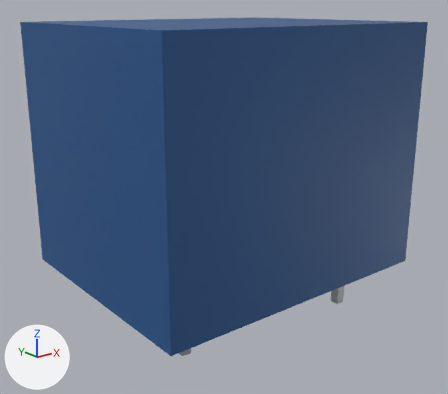
An edit to the glTF model parts/relay-srd-05vdc-sl-c/relay-srd-05vdc-sl-c.glb, drawn before and after from the same camera.
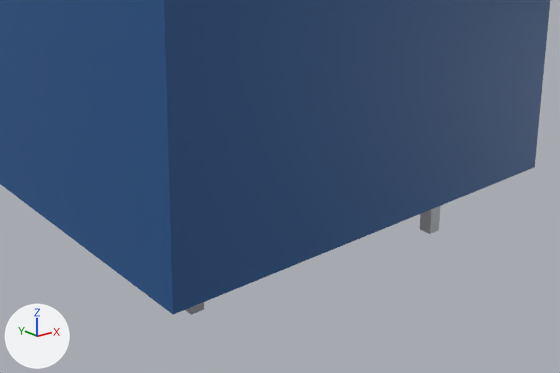
Each version appears first whole from a 50 mm lens placed at (-0.0243, -0.0304, 0.0166), pointed at (-0.0003, -0.0004, 0.0046), and next in a close-up on the part from 13% to 94% of the width and 39% to 100% of the height. Lighting does not change. The marker at lower left points along +X, +Y and +Z. The last two pictures show the newer version. Where no turn or scale is listed for an object, it has been applied to the vertices.

Objects in the first close-up: 'Mesh_0', 'pin-1', 'pin-5'.
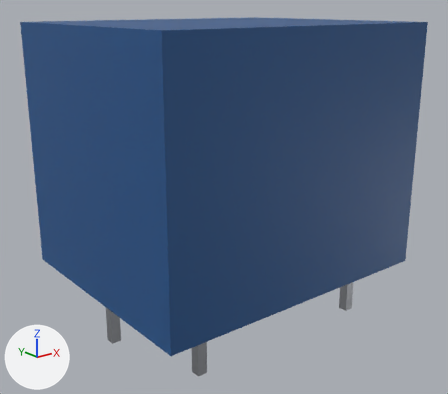
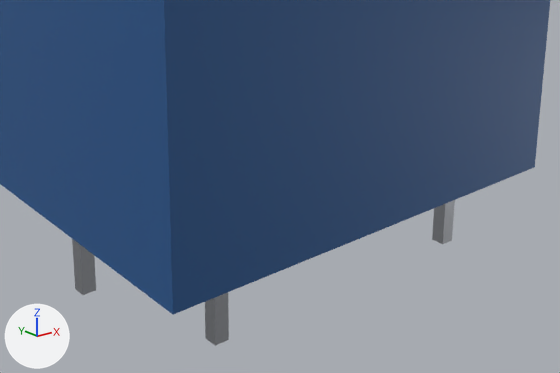
What changed in the scene script:
```text
Change ob_pin_1:
    ob_pin_1.location: (-0.006, -0.0038, -0.0015) -> (-0.0085, 0.0, -0.0015)
Change ob_pin_4:
    ob_pin_4.location: (0.006, 0.0015, 0.005) -> (0.0057, 0.0015, -0.006)
Change ob_pin_5:
    ob_pin_5.location: (0.006, 0.0015, -0.005) -> (-0.0065, 0.0015, -0.006)
```

Pixel boxes (x1, y1, x2, y2) of what changed, in the close-ups (560 x 373 px):
'pin-5', moved
    before: (420, 206, 440, 234)
    after: (205, 292, 229, 346)
'pin-1', moved (mostly hidden before)
    before: (186, 302, 204, 315)
    after: (72, 239, 96, 295)
'pin-4', moved (not visible before)
    after: (432, 200, 455, 244)
